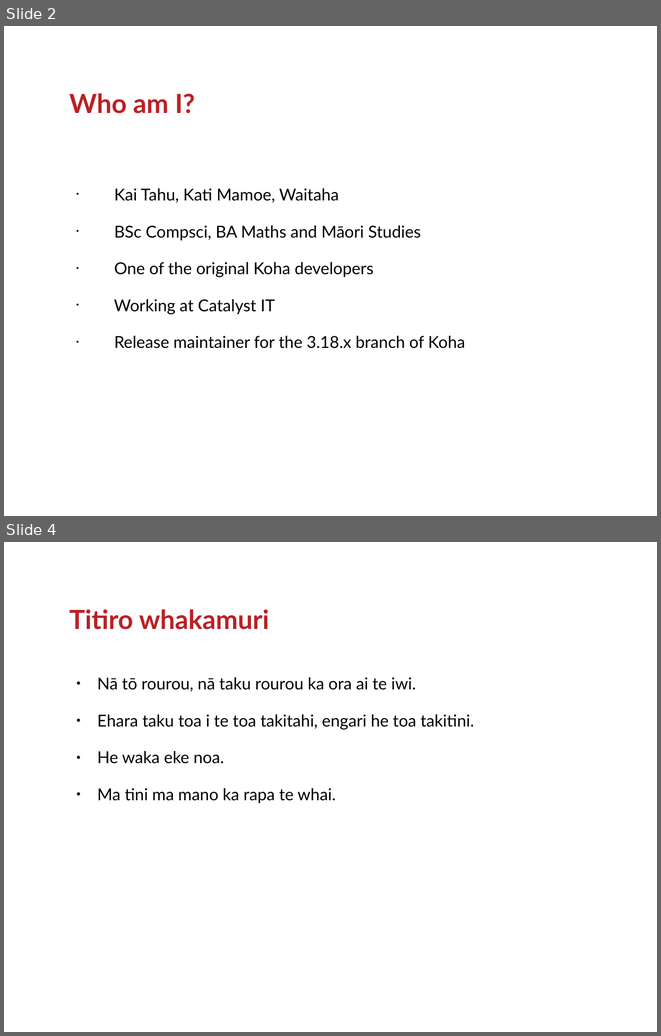
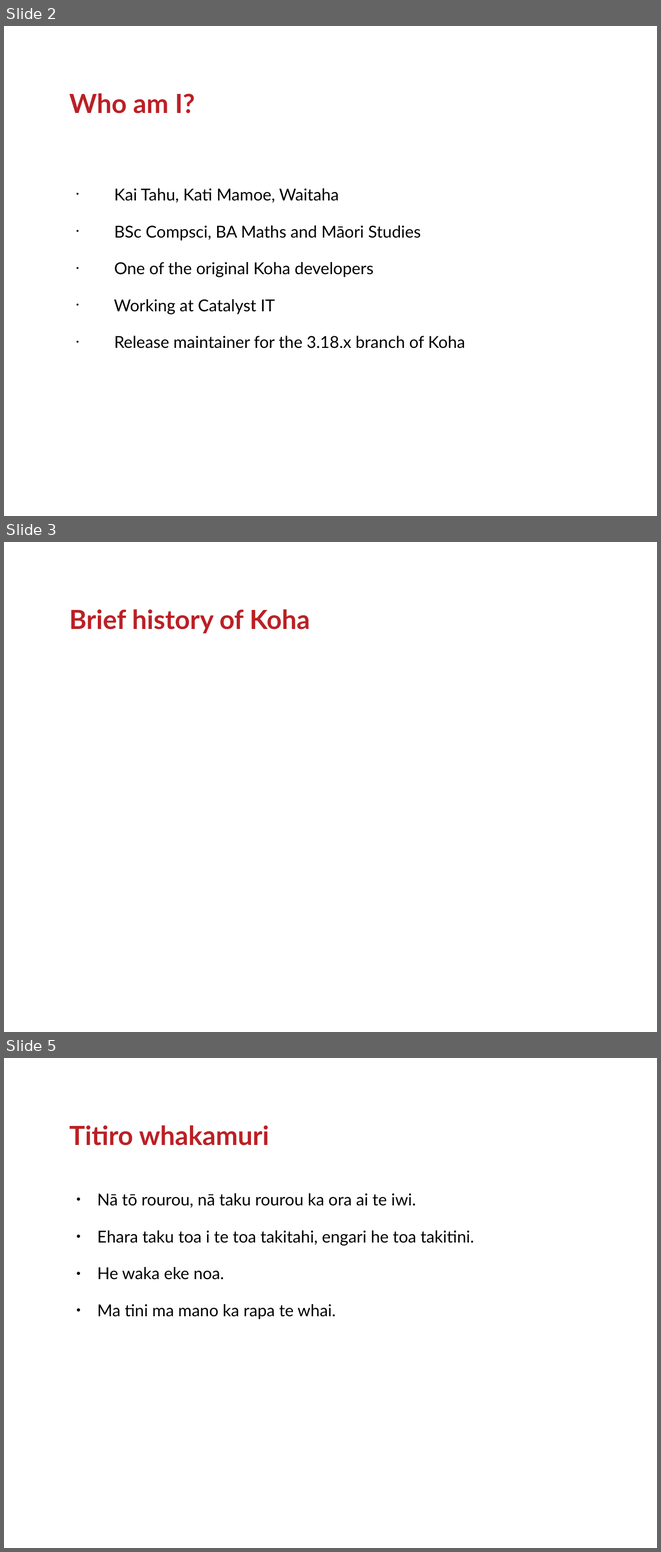
Before and after one commit to ranginui/presentation, a slide deck: lca2016/he_aha_te_mea_nui.odp. Shown one above the other, each under a label of ours: slides 2 and 4 before the commit, slides 2, 3 and 5 after it; the slides between them are not shown. The pictures are 661x1036 and 661x1552 pixels, drawn with LibreOffice and Linux fonts; fonts in the diff are those of the drawing; background and template pictures are left out. Boxes give left, top, right and bottom in pixels: in the first picture for what was removed or moved away, otherwise in the second. Text is boxed around its words. In the diff, an @@ line names an element or a change of style, - is before the commit and + after.

```diff
--- a/lca2016/he_aha_te_mea_nui.odp
+++ b/lca2016/he_aha_te_mea_nui.odp
@@ slide 3 added at bbox=[4, 542, 657, 1032], background #FFFFFF @@
@@ title added at bbox=[69, 609, 310, 634], 32 pt, text #BB2025, bold @@
+Brief history of Koha
@@ what was slide 4 is now slide 5 @@
```
Also in this commit, not shown: 1 slide changed, 1 other slide added, 1 slide removed.
